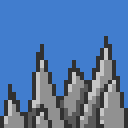
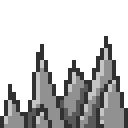
Layered file, before and after one edit (128px x 128px). Changes by layer:
hid "Layer 5" over [0, 0, 128, 116]
